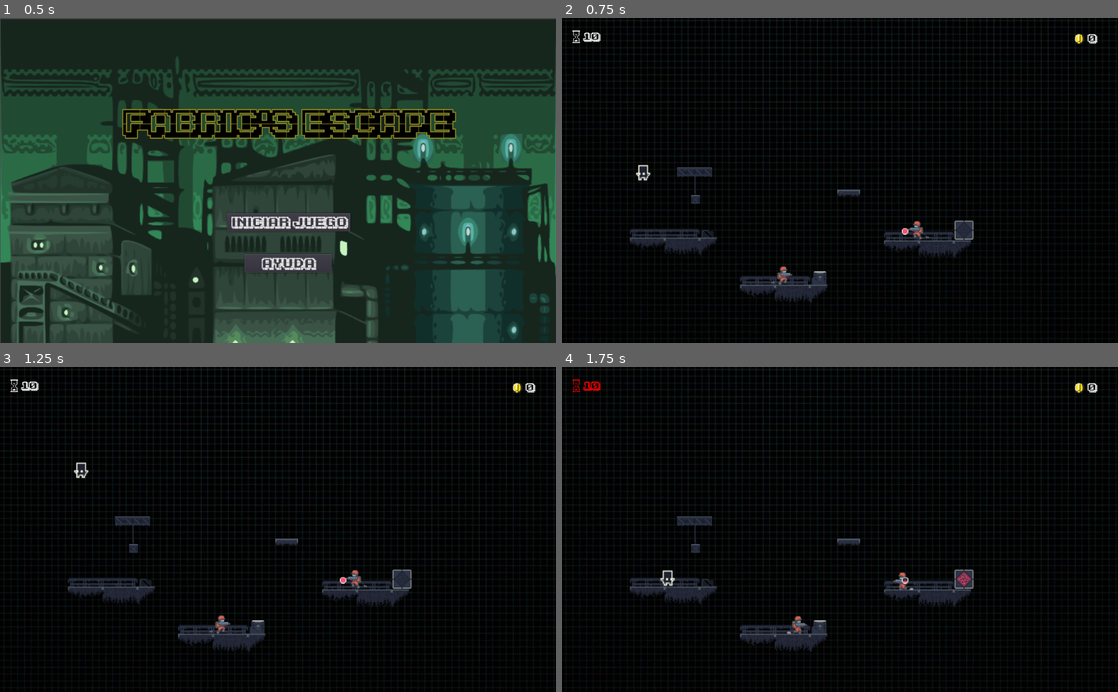
Above: before the commit, frames 1-4 (two rows, left to right).
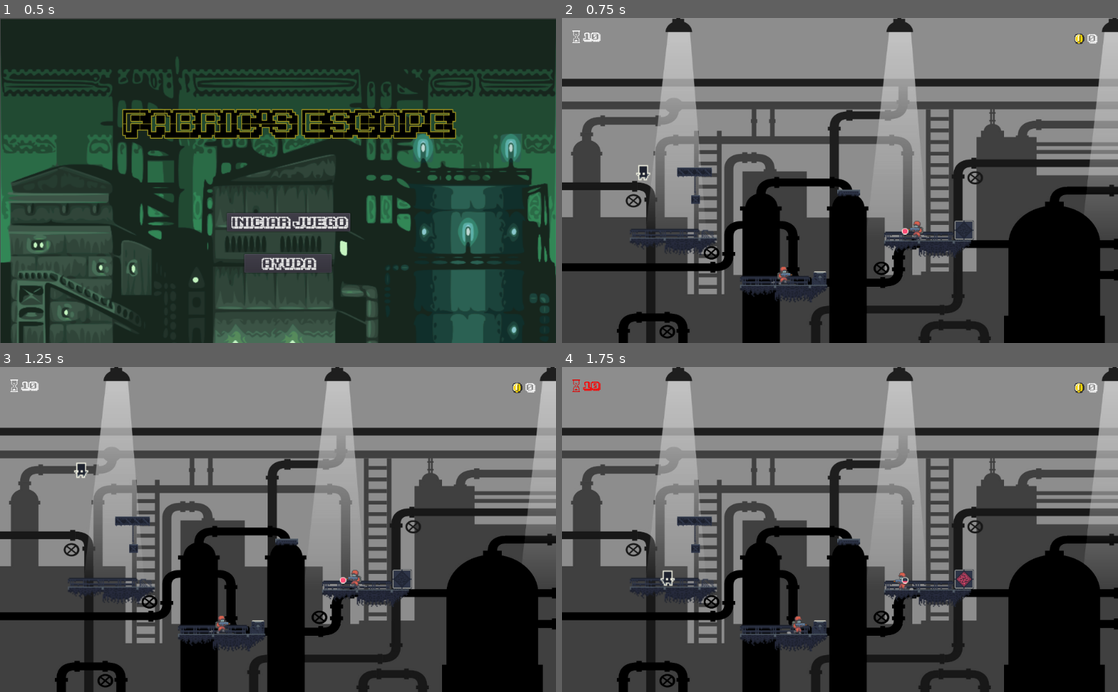
Above: after the commit, the same moments.

Repository: sennedjem/-unq-ipv-minion3
Game: Godot game, scene res://Resources/EscenaInicial.tscn
Two runs of this game, one before a commit and one after it. Both use one fixed random seed, a clock stepped at 60 frames per second and the inputs below. Sound files missing from this copy of the repository are replaced by a short silence.
Inputs:
- Up to frame 1 (0.5 s): no input
- Up to frame 2 (0.75 s): click "Iniciar juego" at 0.5 s
- Up to frame 3 (1.25 s): no input
- Up to frame 4 (1.75 s): tap Enter (ui_accept) at 1.25, 1.35, 1.52 s; hold Right (ui_right) from 1.28 s (still down)

Frame 1 is identical in both runs. In frame 2, 78% of the frame differs, in the area x 0-100%, y 0-100%; in frame 3, 78%; in frame 4, 78%.

Commit message:
Imagenes de fondo en niveles

Diff:
--- a/Niveles/NivelPresentacion.tscn
+++ b/Niveles/NivelPresentacion.tscn
@@ -13,11 +13,11 @@
 [ext_resource path="res://Texturas/Caja.png" type="Texture" id=11]
 [ext_resource path="res://Texturas/Cadena.png" type="Texture" id=12]
 [ext_resource path="res://fonts/font.ttf" type="DynamicFontData" id=13]
-[ext_resource path="res://Texturas/fondonegro.jpg" type="Texture" id=14]
 [ext_resource path="res://Resources/EnemigoRojo.tscn" type="PackedScene" id=15]
 [ext_resource path="res://Texturas/clock4.png" type="Texture" id=16]
 [ext_resource path="res://Texturas/output-onlinepngtools.png" type="Texture" id=17]
 [ext_resource path="res://Texturas/coin.png" type="Texture" id=18]
+[ext_resource path="res://Texturas/fondoindustrial.jpg" type="Texture" id=19]
 
 [sub_resource type="RectangleShape2D" id=1]
 extents = Vector2( 41.7128, 10 )
@@ -66,9 +66,10 @@
 z_index = 1
 
 [node name="fondonegro" type="Sprite" parent="."]
-position = Vector2( 574.757, 574.49 )
+position = Vector2( 621.847, 308.767 )
+scale = Vector2( 0.701015, 0.590254 )
 z_index = -2
-texture = ExtResource( 14 )
+texture = ExtResource( 19 )
 
 [node name="Plataformas" type="Node2D" parent="."]
 
@@ -228,14 +229,14 @@
 texture = ExtResource( 18 )
 
 [node name="Timer" type="Timer" parent="."]
+[connection signal="juego_activo" from="." to="Plataformas/plataforma4/EnemigoRojo" method="_on_Level_juego_activo"]
+[connection signal="juego_activo" from="." to="Plataformas/plataforma2/EnemigoRojo" method="_on_Level_juego_activo"]
+[connection signal="juego_activo" from="." to="Plataformas/plataforma4/CajaFinal" method="_on_Level_juego_activo"]
 [connection signal="juego_activo" from="." to="Coin" method="_on_Level_juego_activo"]
-[connection signal="juego_activo" from="." to="Plataformas/plataforma4/CajaFinal" method="_on_Level_juego_activo"]
-[connection signal="juego_activo" from="." to="Plataformas/plataforma2/EnemigoRojo" method="_on_Level_juego_activo"]
-[connection signal="juego_activo" from="." to="Plataformas/plataforma4/EnemigoRojo" method="_on_Level_juego_activo"]
+[connection signal="juego_frenado" from="." to="Plataformas/plataforma4/EnemigoRojo" method="_on_Level_juego_frenado"]
+[connection signal="juego_frenado" from="." to="Plataformas/plataforma2/EnemigoRojo" method="_on_Level_juego_frenado"]
+[connection signal="juego_frenado" from="." to="Plataformas/plataforma4/CajaFinal" method="_on_Level_juego_frenado"]
 [connection signal="juego_frenado" from="." to="Coin" method="_on_Level_juego_frenado"]
-[connection signal="juego_frenado" from="." to="Plataformas/plataforma4/CajaFinal" method="_on_Level_juego_frenado"]
-[connection signal="juego_frenado" from="." to="Plataformas/plataforma2/EnemigoRojo" method="_on_Level_juego_frenado"]
-[connection signal="juego_frenado" from="." to="Plataformas/plataforma4/EnemigoRojo" method="_on_Level_juego_frenado"]
 [connection signal="personaje_entro" from="Plataformas/plataforma4/CajaFinal" to="." method="_on_CajaFinal_personaje_entro"]
 [connection signal="body_entered" from="Plataformas/plataforma2/Caja" to="PersonajeJugable" method="_on_Caja_body_entered"]
 [connection signal="timeout" from="Plataformas/plataforma2/Caja/CajaTimer" to="PersonajeJugable" method="_on_CajaTimer_timeout"]
--- a/Niveles/PrimerNivel.tscn
+++ b/Niveles/PrimerNivel.tscn
@@ -8,7 +8,7 @@
 [ext_resource path="res://Texturas/CosoDeSalto1.png" type="Texture" id=6]
 [ext_resource path="res://Texturas/Limit horizontal.png" type="Texture" id=7]
 [ext_resource path="res://Sonidos/musicadefondo.wav" type="AudioStream" id=8]
-[ext_resource path="res://Texturas/fondonegro.jpg" type="Texture" id=9]
+[ext_resource path="res://Texturas/fondoindustrial.jpg" type="Texture" id=9]
 [ext_resource path="res://Sonidos/coins.wav" type="AudioStream" id=10]
 [ext_resource path="res://Sonidos/success.wav" type="AudioStream" id=11]
 [ext_resource path="res://Texturas/plataforma1.png" type="Texture" id=12]
@@ -517,8 +517,8 @@
 texture = ExtResource( 7 )
 
 [node name="fondonegro" type="Sprite" parent="."]
-position = Vector2( 789.484, 410.462 )
-scale = Vector2( 0.624177, 0.620518 )
+position = Vector2( 629.734, 317.605 )
+scale = Vector2( 0.732527, 0.590248 )
 texture = ExtResource( 9 )
 
 [node name="PersonajeJugable" parent="." instance=ExtResource( 4 )]
@@ -653,40 +653,40 @@
 
 [node name="ChangeScene" type="Node2D" parent="."]
 script = ExtResource( 20 )
+[connection signal="juego_activo" from="." to="Monedas/Coin4" method="_on_Level_juego_activo"]
+[connection signal="juego_activo" from="." to="Monedas/Coin9" method="_on_Level_juego_activo"]
+[connection signal="juego_activo" from="." to="Monedas/Coin10" method="_on_Level_juego_activo"]
+[connection signal="juego_activo" from="." to="Monedas/Coin7" method="_on_Level_juego_activo"]
+[connection signal="juego_activo" from="." to="Monedas/Coin6" method="_on_Level_juego_activo"]
 [connection signal="juego_activo" from="." to="Monedas/Coin5" method="_on_Level_juego_activo"]
 [connection signal="juego_activo" from="." to="Monedas/Coin2" method="_on_Level_juego_activo"]
-[connection signal="juego_activo" from="." to="Monedas/Coin" method="_on_Level_juego_activo"]
-[connection signal="juego_activo" from="." to="Monedas/Coin4" method="_on_Level_juego_activo"]
 [connection signal="juego_activo" from="." to="Monedas/Coin3" method="_on_Level_juego_activo"]
 [connection signal="juego_activo" from="." to="CajaFinal" method="_on_Level_juego_activo"]
-[connection signal="juego_activo" from="." to="Monedas/Coin7" method="_on_Level_juego_activo"]
-[connection signal="juego_activo" from="." to="Monedas/Coin6" method="_on_Level_juego_activo"]
-[connection signal="juego_activo" from="." to="Monedas/Coin10" method="_on_Level_juego_activo"]
 [connection signal="juego_activo" from="." to="Monedas/Coin8" method="_on_Level_juego_activo"]
-[connection signal="juego_activo" from="." to="Monedas/Coin9" method="_on_Level_juego_activo"]
+[connection signal="juego_activo" from="." to="Monedas/Coin" method="_on_Level_juego_activo"]
+[connection signal="juego_frenado" from="." to="Monedas/Coin4" method="_on_Level_juego_frenado"]
+[connection signal="juego_frenado" from="." to="Monedas/Coin9" method="_on_Level_juego_frenado"]
+[connection signal="juego_frenado" from="." to="Monedas/Coin10" method="_on_Level_juego_frenado"]
+[connection signal="juego_frenado" from="." to="Monedas/Coin7" method="_on_Level_juego_frenado"]
+[connection signal="juego_frenado" from="." to="Monedas/Coin6" method="_on_Level_juego_frenado"]
 [connection signal="juego_frenado" from="." to="Monedas/Coin5" method="_on_Level_juego_frenado"]
 [connection signal="juego_frenado" from="." to="Monedas/Coin2" method="_on_Level_juego_frenado"]
-[connection signal="juego_frenado" from="." to="Monedas/Coin" method="_on_Level_juego_frenado"]
-[connection signal="juego_frenado" from="." to="Monedas/Coin4" method="_on_Level_juego_frenado"]
 [connection signal="juego_frenado" from="." to="Monedas/Coin3" method="_on_Level_juego_frenado"]
 [connection signal="juego_frenado" from="." to="CajaFinal" method="_on_Level_juego_frenado"]
-[connection signal="juego_frenado" from="." to="Monedas/Coin7" method="_on_Level_juego_frenado"]
-[connection signal="juego_frenado" from="." to="Monedas/Coin6" method="_on_Level_juego_frenado"]
-[connection signal="juego_frenado" from="." to="Monedas/Coin10" method="_on_Level_juego_frenado"]
 [connection signal="juego_frenado" from="." to="Monedas/Coin8" method="_on_Level_juego_frenado"]
-[connection signal="juego_frenado" from="." to="Monedas/Coin9" method="_on_Level_juego_frenado"]
+[connection signal="juego_frenado" from="." to="Monedas/Coin" method="_on_Level_juego_frenado"]
+[connection signal="body_entered" from="KinematicBody2D2" to="PersonajeJugable" method="_on_KinematicBody2D_body_entered"]
 [connection signal="body_entered" from="KinematicBody2D2" to="PersonajeJugable" method="_on_KinematicBody2D2_body_entered"]
-[connection signal="body_entered" from="KinematicBody2D2" to="PersonajeJugable" method="_on_KinematicBody2D_body_entered"]
 [connection signal="timeout" from="KinematicBody2D2/Timer" to="PersonajeJugable" method="_on_Timer_timeout"]
+[connection signal="body_entered" from="KinematicBody2D5" to="PersonajeJugable" method="_on_KinematicBody2D_body_entered"]
 [connection signal="body_entered" from="KinematicBody2D5" to="PersonajeJugable" method="_on_KinematicBody2D2_body_entered"]
-[connection signal="body_entered" from="KinematicBody2D5" to="PersonajeJugable" method="_on_KinematicBody2D_body_entered"]
 [connection signal="timeout" from="KinematicBody2D5/Timer" to="PersonajeJugable" method="_on_Timer_timeout"]
+[connection signal="body_entered" from="KinematicBody2D3" to="PersonajeJugable" method="_on_KinematicBody2D_body_entered"]
 [connection signal="body_entered" from="KinematicBody2D3" to="PersonajeJugable" method="_on_KinematicBody2D3_body_entered"]
-[connection signal="body_entered" from="KinematicBody2D3" to="PersonajeJugable" method="_on_KinematicBody2D_body_entered"]
 [connection signal="timeout" from="KinematicBody2D3/TimerBox3" to="PersonajeJugable" method="_on_Timer_timeout"]
 [connection signal="timeout" from="KinematicBody2D3/TimerBox3" to="PersonajeJugable" method="_on_TimerBox3_timeout"]
+[connection signal="body_entered" from="KinematicBody2D4" to="PersonajeJugable" method="_on_KinematicBody2D_body_entered"]
 [connection signal="body_entered" from="KinematicBody2D4" to="PersonajeJugable" method="_on_KinematicBody2D4_body_entered"]
-[connection signal="body_entered" from="KinematicBody2D4" to="PersonajeJugable" method="_on_KinematicBody2D_body_entered"]
 [connection signal="timeout" from="KinematicBody2D4/TimerBox2" to="PersonajeJugable" method="_on_Timer_timeout"]
 [connection signal="timeout" from="KinematicBody2D4/TimerBox2" to="PersonajeJugable" method="_on_TimerBox2_timeout"]
 [connection signal="pj_step" from="PersonajeJugable" to="." method="_on_PersonajeJugable_pj_step"]
--- a/Niveles/SegundoNivel.tscn
+++ b/Niveles/SegundoNivel.tscn
@@ -16,7 +16,7 @@
 [ext_resource path="res://Texturas/Gancho.png" type="Texture" id=14]
 [ext_resource path="res://Texturas/Saliente.png" type="Texture" id=15]
 [ext_resource path="res://Texturas/restart.png" type="Texture" id=16]
-[ext_resource path="res://Texturas/fondonegro.jpg" type="Texture" id=17]
+[ext_resource path="res://Texturas/fondoindustrial.jpg" type="Texture" id=17]
 [ext_resource path="res://Sonidos/coins.wav" type="AudioStream" id=18]
 [ext_resource path="res://Sonidos/success.wav" type="AudioStream" id=19]
 [ext_resource path="res://Sonidos/musicadefondo.wav" type="AudioStream" id=20]
@@ -559,7 +559,8 @@
 autostart = true
 
 [node name="fondonegro" type="Sprite" parent="."]
-position = Vector2( 1163.28, 670.253 )
+position = Vector2( 635.78, 311.26 )
+scale = Vector2( 0.721167, 0.577705 )
 z_index = -16
 z_as_relative = false
 texture = ExtResource( 17 )
@@ -573,36 +574,36 @@
 
 [node name="Coin" type="AudioStreamPlayer2D" parent="."]
 stream = ExtResource( 18 )
+[connection signal="juego_activo" from="." to="Monedas/Coin2" method="_on_Level_juego_activo"]
+[connection signal="juego_activo" from="." to="Monedas/Coin4" method="_on_Level_juego_activo"]
 [connection signal="juego_activo" from="." to="Monedas/Coin5" method="_on_Level_juego_activo"]
+[connection signal="juego_activo" from="." to="Monedas/Coin3" method="_on_Level_juego_activo"]
+[connection signal="juego_activo" from="." to="Monedas/Coin" method="_on_Level_juego_activo"]
+[connection signal="juego_activo" from="." to="Monedas/Coin6" method="_on_Level_juego_activo"]
+[connection signal="juego_activo" from="." to="Monedas/Coin7" method="_on_Level_juego_activo"]
+[connection signal="juego_activo" from="." to="Monedas/Coin11" method="_on_Level_juego_activo"]
 [connection signal="juego_activo" from="." to="Monedas/Coin13" method="_on_Level_juego_activo"]
+[connection signal="juego_activo" from="." to="Monedas/Coin12" method="_on_Level_juego_activo"]
+[connection signal="juego_activo" from="." to="Caja Final" method="_on_Level_juego_activo"]
+[connection signal="juego_activo" from="." to="Monedas/Coin14" method="_on_Level_juego_activo"]
+[connection signal="juego_activo" from="." to="Monedas/Coin10" method="_on_Level_juego_activo"]
+[connection signal="juego_activo" from="." to="Monedas/Coin8" method="_on_Level_juego_activo"]
 [connection signal="juego_activo" from="." to="Monedas/Coin9" method="_on_Level_juego_activo"]
-[connection signal="juego_activo" from="." to="Monedas/Coin14" method="_on_Level_juego_activo"]
-[connection signal="juego_activo" from="." to="Monedas/Coin11" method="_on_Level_juego_activo"]
-[connection signal="juego_activo" from="." to="Monedas/Coin10" method="_on_Level_juego_activo"]
-[connection signal="juego_activo" from="." to="Caja Final" method="_on_Level_juego_activo"]
-[connection signal="juego_activo" from="." to="Monedas/Coin12" method="_on_Level_juego_activo"]
-[connection signal="juego_activo" from="." to="Monedas/Coin3" method="_on_Level_juego_activo"]
-[connection signal="juego_activo" from="." to="Monedas/Coin8" method="_on_Level_juego_activo"]
-[connection signal="juego_activo" from="." to="Monedas/Coin6" method="_on_Level_juego_activo"]
-[connection signal="juego_activo" from="." to="Monedas/Coin2" method="_on_Level_juego_activo"]
-[connection signal="juego_activo" from="." to="Monedas/Coin7" method="_on_Level_juego_activo"]
-[connection signal="juego_activo" from="." to="Monedas/Coin4" method="_on_Level_juego_activo"]
-[connection signal="juego_activo" from="." to="Monedas/Coin" method="_on_Level_juego_activo"]
+[connection signal="juego_frenado" from="." to="Monedas/Coin2" method="_on_Level_juego_frenado"]
+[connection signal="juego_frenado" from="." to="Monedas/Coin4" method="_on_Level_juego_frenado"]
 [connection signal="juego_frenado" from="." to="Monedas/Coin5" method="_on_Level_juego_frenado"]
+[connection signal="juego_frenado" from="." to="Monedas/Coin3" method="_on_Level_juego_frenado"]
+[connection signal="juego_frenado" from="." to="Monedas/Coin" method="_on_Level_juego_frenado"]
+[connection signal="juego_frenado" from="." to="Monedas/Coin6" method="_on_Level_juego_frenado"]
+[connection signal="juego_frenado" from="." to="Monedas/Coin7" method="_on_Level_juego_frenado"]
+[connection signal="juego_frenado" from="." to="Monedas/Coin11" method="_on_Level_juego_frenado"]
 [connection signal="juego_frenado" from="." to="Monedas/Coin13" method="_on_Level_juego_frenado"]
+[connection signal="juego_frenado" from="." to="Monedas/Coin12" method="_on_Level_juego_frenado"]
+[connection signal="juego_frenado" from="." to="Caja Final" method="_on_Level_juego_frenado"]
+[connection signal="juego_frenado" from="." to="Monedas/Coin14" method="_on_Level_juego_frenado"]
+[connection signal="juego_frenado" from="." to="Monedas/Coin10" method="_on_Level_juego_frenado"]
+[connection signal="juego_frenado" from="." to="Monedas/Coin8" method="_on_Level_juego_frenado"]
 [connection signal="juego_frenado" from="." to="Monedas/Coin9" method="_on_Level_juego_frenado"]
-[connection signal="juego_frenado" from="." to="Monedas/Coin14" method="_on_Level_juego_frenado"]
-[connection signal="juego_frenado" from="." to="Monedas/Coin11" method="_on_Level_juego_frenado"]
-[connection signal="juego_frenado" from="." to="Monedas/Coin10" method="_on_Level_juego_frenado"]
-[connection signal="juego_frenado" from="." to="Caja Final" method="_on_Level_juego_frenado"]
-[connection signal="juego_frenado" from="." to="Monedas/Coin12" method="_on_Level_juego_frenado"]
-[connection signal="juego_frenado" from="." to="Monedas/Coin3" method="_on_Level_juego_frenado"]
-[connection signal="juego_frenado" from="." to="Monedas/Coin8" method="_on_Level_juego_frenado"]
-[connection signal="juego_frenado" from="." to="Monedas/Coin6" method="_on_Level_juego_frenado"]
-[connection signal="juego_frenado" from="." to="Monedas/Coin2" method="_on_Level_juego_frenado"]
-[connection signal="juego_frenado" from="." to="Monedas/Coin7" method="_on_Level_juego_frenado"]
-[connection signal="juego_frenado" from="." to="Monedas/Coin4" method="_on_Level_juego_frenado"]
-[connection signal="juego_frenado" from="." to="Monedas/Coin" method="_on_Level_juego_frenado"]
 [connection signal="pj_entered" from="Monedas/Coin" to="." method="_on_Coin_pj_entered"]
 [connection signal="pj_entered" from="Monedas/Coin2" to="." method="_on_Coin_pj_entered"]
 [connection signal="pj_entered" from="Monedas/Coin3" to="." method="_on_Coin_pj_entered"]
--- a/Niveles/TercerNivel.tscn
+++ b/Niveles/TercerNivel.tscn
@@ -5,7 +5,7 @@
 [ext_resource path="res://Resources/Personaje.tscn" type="PackedScene" id=3]
 [ext_resource path="res://Texturas/Limit horizontal.png" type="Texture" id=4]
 [ext_resource path="res://Sonidos/musicadefondo.wav" type="AudioStream" id=5]
-[ext_resource path="res://Texturas/fondonegro.jpg" type="Texture" id=6]
+[ext_resource path="res://Texturas/fondoindustrial.jpg" type="Texture" id=6]
 [ext_resource path="res://Sonidos/coins.wav" type="AudioStream" id=7]
 [ext_resource path="res://Sonidos/success.wav" type="AudioStream" id=8]
 [ext_resource path="res://Texturas/plataforma1.png" type="Texture" id=9]
@@ -970,7 +970,8 @@
 shape = SubResource( 3 )
 
 [node name="fondonegro" type="Sprite" parent="."]
-position = Vector2( 1213.32, 602.243 )
+position = Vector2( 754.838, 308.575 )
+scale = Vector2( 0.830192, 0.585923 )
 z_index = -4
 texture = ExtResource( 6 )
 
@@ -983,30 +984,30 @@
 
 [node name="Success" type="AudioStreamPlayer2D" parent="."]
 stream = ExtResource( 8 )
-[connection signal="juego_activo" from="." to="Monedas/Coin2" method="_on_Level_juego_activo"]
 [connection signal="juego_activo" from="." to="Monedas/Coin" method="_on_Level_juego_activo"]
-[connection signal="juego_activo" from="." to="Monedas/Coin8" method="_on_Level_juego_activo"]
+[connection signal="juego_activo" from="." to="CajaFinal" method="_on_Level_juego_activo"]
+[connection signal="juego_activo" from="." to="Trampa/Caja Activa" method="_on_Level_juego_activo"]
 [connection signal="juego_activo" from="." to="Monedas/Coin5" method="_on_Level_juego_activo"]
-[connection signal="juego_activo" from="." to="Monedas/Coin6" method="_on_Level_juego_activo"]
-[connection signal="juego_activo" from="." to="Monedas/Coin9" method="_on_Level_juego_activo"]
 [connection signal="juego_activo" from="." to="Monedas/Coin3" method="_on_Level_juego_activo"]
 [connection signal="juego_activo" from="." to="Monedas/Coin7" method="_on_Level_juego_activo"]
 [connection signal="juego_activo" from="." to="Monedas/Coin10" method="_on_Level_juego_activo"]
+[connection signal="juego_activo" from="." to="Monedas/Coin8" method="_on_Level_juego_activo"]
+[connection signal="juego_activo" from="." to="Monedas/Coin2" method="_on_Level_juego_activo"]
 [connection signal="juego_activo" from="." to="Monedas/Coin4" method="_on_Level_juego_activo"]
-[connection signal="juego_activo" from="." to="CajaFinal" method="_on_Level_juego_activo"]
-[connection signal="juego_activo" from="." to="Trampa/Caja Activa" method="_on_Level_juego_activo"]
-[connection signal="juego_frenado" from="." to="Monedas/Coin2" method="_on_Level_juego_frenado"]
+[connection signal="juego_activo" from="." to="Monedas/Coin6" method="_on_Level_juego_activo"]
+[connection signal="juego_activo" from="." to="Monedas/Coin9" method="_on_Level_juego_activo"]
 [connection signal="juego_frenado" from="." to="Monedas/Coin" method="_on_Level_juego_frenado"]
-[connection signal="juego_frenado" from="." to="Monedas/Coin8" method="_on_Level_juego_frenado"]
+[connection signal="juego_frenado" from="." to="CajaFinal" method="_on_Level_juego_frenado"]
+[connection signal="juego_frenado" from="." to="Trampa/Caja Activa" method="_on_Level_juego_frenado"]
 [connection signal="juego_frenado" from="." to="Monedas/Coin5" method="_on_Level_juego_frenado"]
-[connection signal="juego_frenado" from="." to="Monedas/Coin6" method="_on_Level_juego_frenado"]
-[connection signal="juego_frenado" from="." to="Monedas/Coin9" method="_on_Level_juego_frenado"]
 [connection signal="juego_frenado" from="." to="Monedas/Coin3" method="_on_Level_juego_frenado"]
 [connection signal="juego_frenado" from="." to="Monedas/Coin7" method="_on_Level_juego_frenado"]
 [connection signal="juego_frenado" from="." to="Monedas/Coin10" method="_on_Level_juego_frenado"]
+[connection signal="juego_frenado" from="." to="Monedas/Coin8" method="_on_Level_juego_frenado"]
+[connection signal="juego_frenado" from="." to="Monedas/Coin2" method="_on_Level_juego_frenado"]
 [connection signal="juego_frenado" from="." to="Monedas/Coin4" method="_on_Level_juego_frenado"]
-[connection signal="juego_frenado" from="." to="CajaFinal" method="_on_Level_juego_frenado"]
-[connection signal="juego_frenado" from="." to="Trampa/Caja Activa" method="_on_Level_juego_frenado"]
+[connection signal="juego_frenado" from="." to="Monedas/Coin6" method="_on_Level_juego_frenado"]
+[connection signal="juego_frenado" from="." to="Monedas/Coin9" method="_on_Level_juego_frenado"]
 [connection signal="pj_entered" from="Monedas/Coin" to="." method="_on_Coin_pj_entered"]
 [connection signal="pj_entered" from="Monedas/Coin2" to="." method="_on_Coin_pj_entered"]
 [connection signal="pj_entered" from="Monedas/Coin3" to="." method="_on_Coin_pj_entered"]
Binary file changed: Texturas/fondoindustrial.jpg
